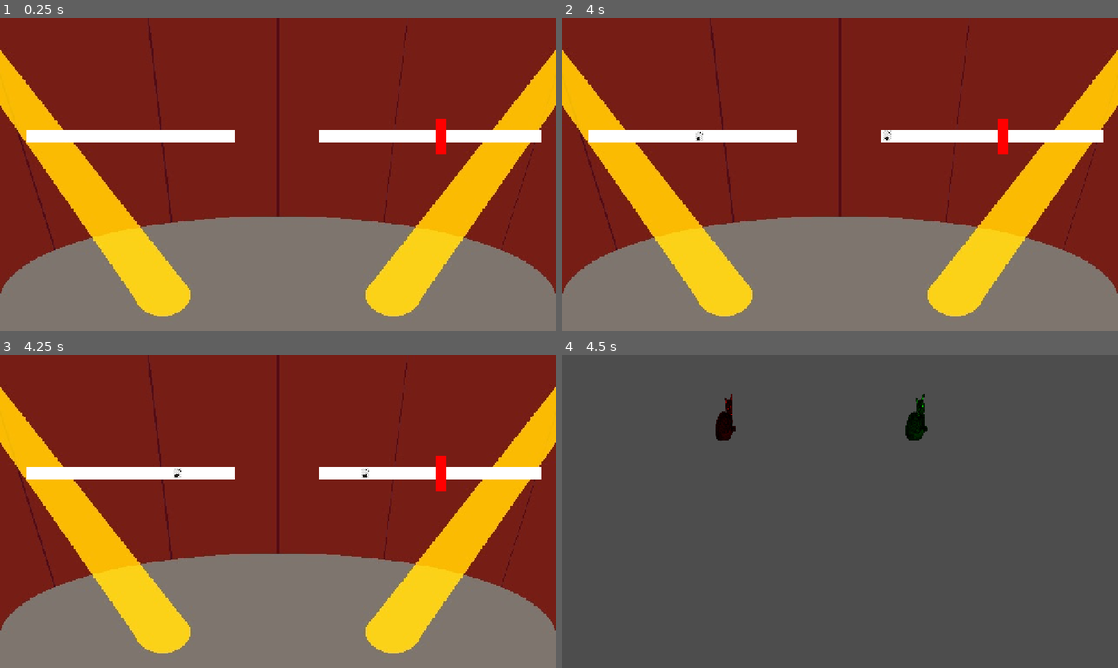
Above: before the commit, frames 1-4 (two rows, left to right).
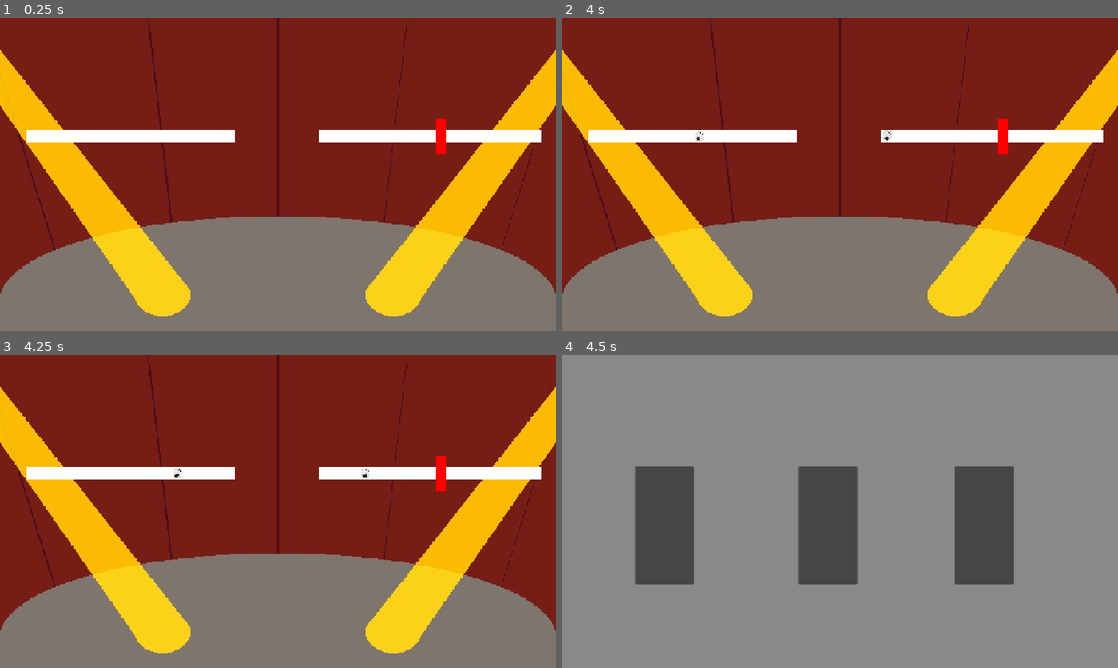
Above: after the commit, the same moments.

Repository: CAHSI-Game-Studios/CGS-project
Game: Godot game, scene res://games/gameB/scenes/GameBScene.tscn
Same seed, same stepped clock (60 frames per second), same inputs: the game is played once before the commit and once after it. This scene is started directly instead of the project's main scene.
Inputs (mouse positions are in pixels of both pictures, inside the frame that each line leads up to):
- Up to frame 1 (0.25 s): no input
- Up to frame 2 (4 s): tap Enter (ui_accept) at 0.5, 0.77, 1.52, 3.02, 3.77 s; move the mouse to (962, 158) at 0.52 s; hold D (move_right) 0.53-1.28 s; hold T (open_terminal) 0.53-1.28 s; click (962, 158) at 0.67 s; move the mouse to (728, 190) at 1.27 s; hold S (move_down) 1.28-2.03 s; tap T (open_terminal) at 1.35, 2.85 s; move the mouse to (895, 105) at 2.02 s; hold D (move_right) 2.03-2.78 s; hold T (open_terminal) 2.03-2.78 s; move the mouse to (812, 237) at 2.77 s; hold W (move_up) 2.78-3.53 s; click (812, 237) at 2.92 s; move the mouse to (1006, 221) at 3.52 s; hold A (move_left) from 3.53 s (still down); hold T (open_terminal) from 3.53 s (still down)
- Up to frame 3 (4.25 s): keep holding A (move_left); keep holding T (open_terminal)
- Up to frame 4 (4.5 s): keep holding A (move_left); move the mouse to (673, 464) at 4.27 s; release T (open_terminal) at 4.28 s; tap T (open_terminal) at 4.35 s

Frames 1-3 are identical in both runs. In frame 4, 88% of the frame differs, in the area x 0-100%, y 0-100%.

Commit message:
Implemented requested changes
Changed add_child(difficulty_select) to add_child(current_scene). Added a color rect and buttons to the Difficulty select scene.

Diff:
--- a/src/games/gameB/scenes/Difficulty_Select.tscn
+++ b/src/games/gameB/scenes/Difficulty_Select.tscn
@@ -1,3 +1,26 @@
 [gd_scene format=3 uid="uid://cu50v86rnruto"]
 
 [node name="DifficultySelect" type="Node2D" unique_id=114060325]
+
+[node name="ColorRect" type="ColorRect" parent="." unique_id=1413096720]
+offset_right = 1280.0
+offset_bottom = 720.0
+color = Color(0.5354209, 0.5354209, 0.5354209, 1)
+
+[node name="Easy" type="Button" parent="." unique_id=2046158779]
+offset_left = 168.0
+offset_top = 256.0
+offset_right = 304.0
+offset_bottom = 528.0
+
+[node name="Medium" type="Button" parent="." unique_id=1853537461]
+offset_left = 544.0
+offset_top = 256.0
+offset_right = 680.0
+offset_bottom = 528.0
+
+[node name="Hard" type="Button" parent="." unique_id=1780276780]
+offset_left = 904.0
+offset_top = 256.0
+offset_right = 1040.0
+offset_bottom = 528.0
--- a/src/games/gameB/scripts/game_b_scene.gd
+++ b/src/games/gameB/scripts/game_b_scene.gd
@@ -24,7 +24,7 @@
 #Determines the speed at which "notes" travel
 var note_speed = 300
 
-var remaining_rounds = 0
+var remaining_rounds = 2
 
 var current_scene
 
@@ -113,5 +113,6 @@
 func to_difficulty_select():
 	print("changing scene")
 	current_scene.queue_free()
+
 	current_scene = difficulty_select_scene.instantiate()
-	add_child(difficulty_select_scene)
+	add_child(current_scene)
